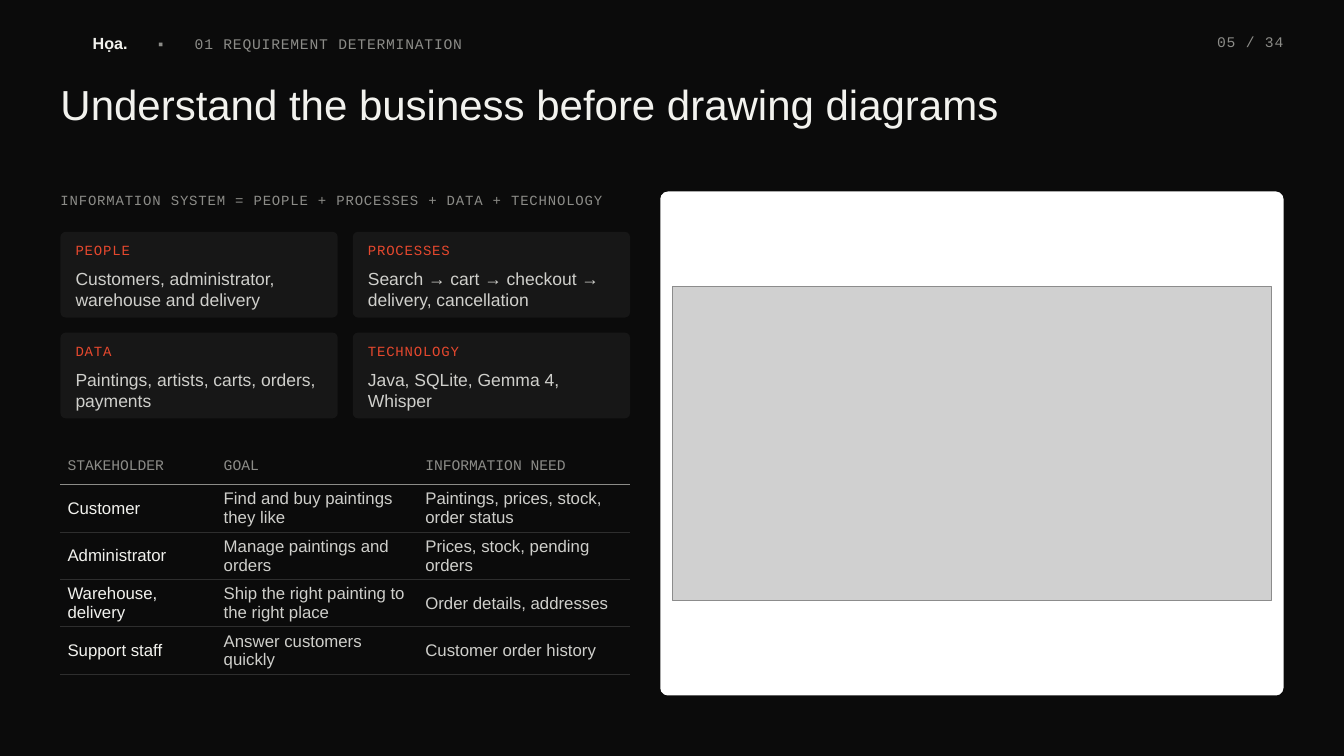
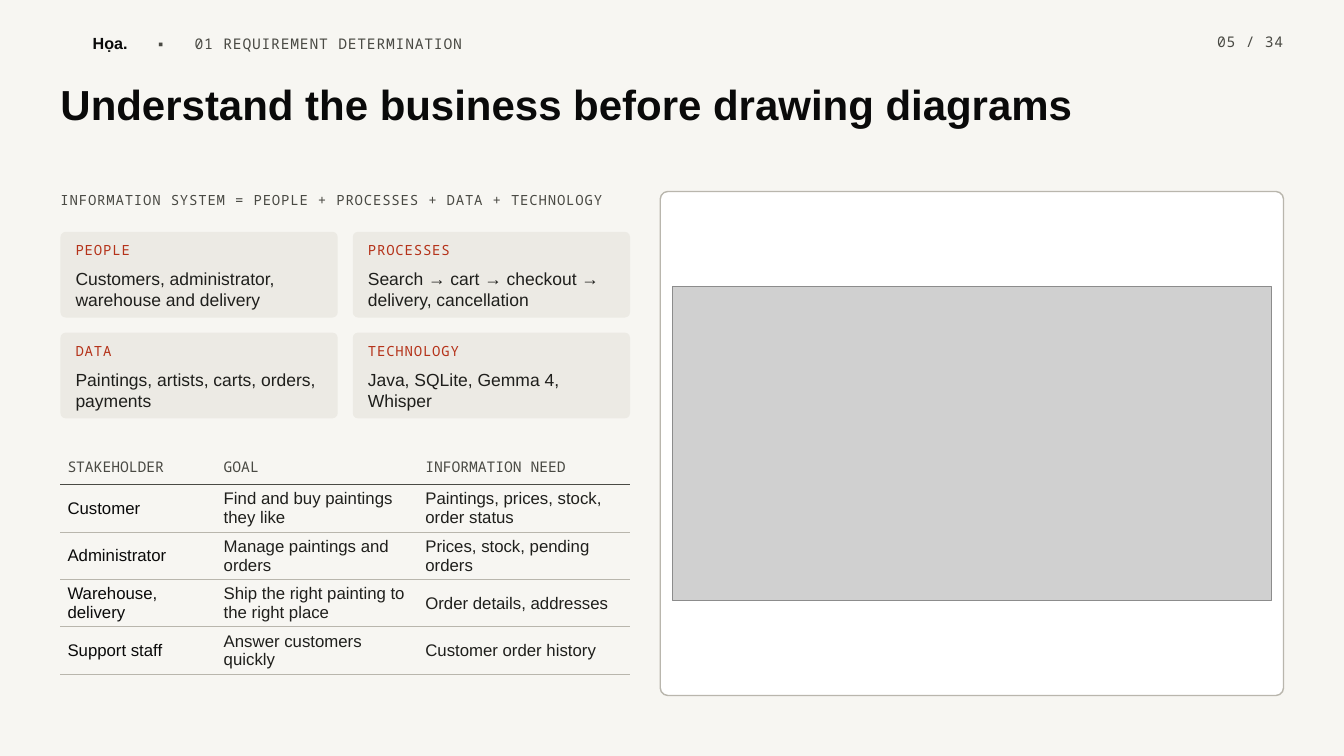
Before and after one commit to scalliontor/Hoa, a slide deck: slide 5 of slides/thuyettrinh_Hoa.pptx. Drawn at 1344x756 pixels with LibreOffice and Linux fonts; fonts in the diff are those of the drawing; grey boxes stand for pictures; background and template pictures are left out. Boxes give left, top, right and bottom in pixels: in the first picture for what was removed or moved away, otherwise in the second. Text is boxed around its words. In the diff, an @@ line names an element or a change of style, - is before the commit and + after.

```diff
--- a/slides/thuyettrinh_Hoa.pptx
+++ b/slides/thuyettrinh_Hoa.pptx
@@ background #0B0B0B to #F7F6F2 @@
@@ text "Họa. ▪ 01 REQUIREMENT DETERMINATION" at [93, 38, 462, 52]: font Courier New to Noto Sans Mono, text colour #8C8C88 to #4A4A44 in "▪ 01 REQUIREMENT DETERMINATION"; text colour #F2F2EE to #0A0A0A in "Họa." @@
@@ text "05 / 34" at [1217, 36, 1283, 47]: font Courier New to Noto Sans Mono, text colour #8C8C88 to #4A4A44 @@
@@ text "Understand the business before drawing ..." at [60, 89, 1073, 129]: text colour #F2F2EE to #0A0A0A, bold on @@
@@ text "INFORMATION SYSTEM = PEOPLE + ..." at [60, 195, 602, 205]: font Courier New to Noto Sans Mono, text colour #8C8C88 to #4A4A44 @@
@@ rounded rectangle at [660, 192, 1284, 696]: outline none to #B9B6AD 1 pt @@
@@ fill #171717 to #ECEAE4 in 4 elements at [60, 232, 338, 318], [353, 232, 630, 318], [60, 333, 338, 418], [353, 333, 630, 418] @@
@@ font Courier New to Noto Sans Mono, text colour #E5482E to #B5331A in 4 elements at [76, 245, 130, 255], [368, 245, 450, 255], [76, 346, 112, 356], [368, 346, 459, 356] @@
@@ text colour #CFCFCB to #1F1F1C in 4 elements at [76, 272, 275, 310], [368, 272, 577, 310], [76, 373, 315, 411], [368, 373, 560, 411] @@
@@ table at [60, 449, 630, 675] @@
@@ font Courier New to Noto Sans Mono, text colour #8C8C88 to #4A4A44 in "STAKEHOLDER", "GOAL", "INFORMATION NEED" @@
@@ text colour #F2F2EE to #0A0A0A in "Customer", "Administrator", "Warehouse, delivery", "Support staff" @@
@@ text colour #CFCFCB to #1F1F1C in "Find and buy paintings they like", "Paintings, prices, stock, order status", "Manage paintings and orders", "Prices, stock, pending orders" and 4 more places @@
@@ borders changed @@
```
Also in this commit, not shown: 33 other slides changed, 4 other files.
